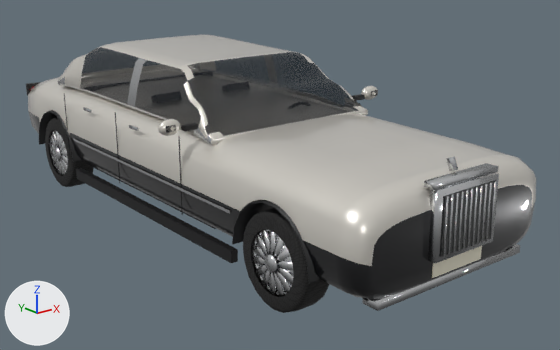
An edit to the glTF model assets/models/car_lux.glb, drawn before and after from the same camera.
The view is the same before and after, from a 50 mm camera at (-4.05, -5.8, 2.58) aimed at (0.29, -0.37, 0.41). The axes (+X, +Y, +Z) are drawn at lower left. The lights are the same throughout. The first picture is the older version. Where no turn or scale is listed for an object, it has been applied to the vertices. Vertices at exactly the same position are counted once.

Script lines for the objects in view, before the commit:
```python
me_lux_body = bpy.data.meshes.new('lux_body')
me_lux_body.from_pydata(...)  # 3930 vertices, 7366 faces; spans x -1.18..1.18, y -2.79..2.8, z 0.21..1.55
me_lux_body.materials.append(mat_paint)  # white #e9e5dc
me_lux_body.materials.append(mat_glass)  # black #141a21
me_lux_body.materials.append(mat_trim)  # black #111214
me_lux_body.materials.append(mat_chrome)  # light grey #d8dadc
me_lux_body.materials.append(mat_headlight)  # white #e8eef5
me_lux_body.materials.append(mat_taillight)  # red #8a0b0b
me_lux_body.materials.append(mat_indicator)  # orange #d27a10
me_lux_body.materials.append(mat_interior)  # black #2a2b2e
me_lux_body.materials.append(mat_plate)  # pale yellow #e9e4cf
me_lux_body.materials.append(mat_paint2)  # black #16171b
me_wheel_fr = bpy.data.meshes.new('wheel_FR')
me_wheel_fr.from_pydata(...)  # 492 vertices, 872 faces; spans x -0.139..0.125, y -0.37..0.37, z -0.37..0.37
# faces by material slot: [280, 540, 52]
me_wheel_fr.materials.append(mat_tire)  # picture img_tread
me_wheel_fr.materials.append(mat_rim)  # white #e6e8ea
me_wheel_fr.materials.append(mat_brake)  # dark grey #4a4b4e
me_wheel_rr = bpy.data.meshes.new('wheel_RR')
me_wheel_rr.from_pydata(...)  # 492 vertices, 872 faces; spans x -0.139..0.125, y -0.37..0.37, z -0.37..0.37
# faces by material slot: [280, 540, 52]
me_wheel_rr.materials.append(mat_tire)  # picture img_tread
me_wheel_rr.materials.append(mat_rim)  # white #e6e8ea
me_wheel_rr.materials.append(mat_brake)  # dark grey #4a4b4e
ob_body = bpy.data.objects.new('Body', me_lux_body)
ob_body.location = (0.0, 0.0, 0.0)
ob_wheel_fr = bpy.data.objects.new('wheel_FR', me_wheel_fr)
ob_wheel_fr.location = (-0.84, -1.85, 0.37)
ob_wheel_rr = bpy.data.objects.new('wheel_RR', me_wheel_rr)
ob_wheel_rr.location = (-0.84, 1.78, 0.37)
```
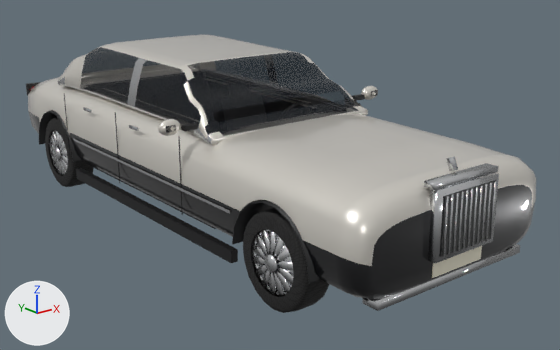
What the commit changed:
me_lux_body is used by ob_body; location (0.0, 0.0, 0.0).
me_lux_body had 3930 vertices, 7366 faces and spanned x -1.18..1.18, y -2.79..2.8, z 0.21..1.55.
me_lux_body now has 4032 vertices, 7280 faces and spans x -1.18..1.18, y -2.79..2.8, z 0.21..1.55.
me_lux_body part 1: a new loose piece of 207 vertices spanning x -0.76..0.76, y -0.83..1.52, z 0.36..1.1.
Part 2, on me_lux_body:
105 vertices are removed from x -0.61..0.73, y -0.74..1.43, z 1.01..1.09.
386 faces are deleted.

Pixel boxes (x1, y1, x2, y2) of what changed, in the pictures (560 x 350 px):
part 1 of me_lux_body, added
    after: (213, 97, 329, 122)
part 2 of me_lux_body, deleted
    before: (213, 91, 346, 122)
